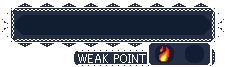
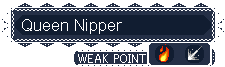
Layered file, before and after one edit (225×67). Changes by layer:
removed layer "sES24クイーンニッパー.png" over box(22, 19, 202, 60)
renamed "Pasted Layer" to "Queen Nipper", showed it, painted on it over box(22, 19, 122, 34)
added layer "BG" over box(22, 19, 202, 60)
